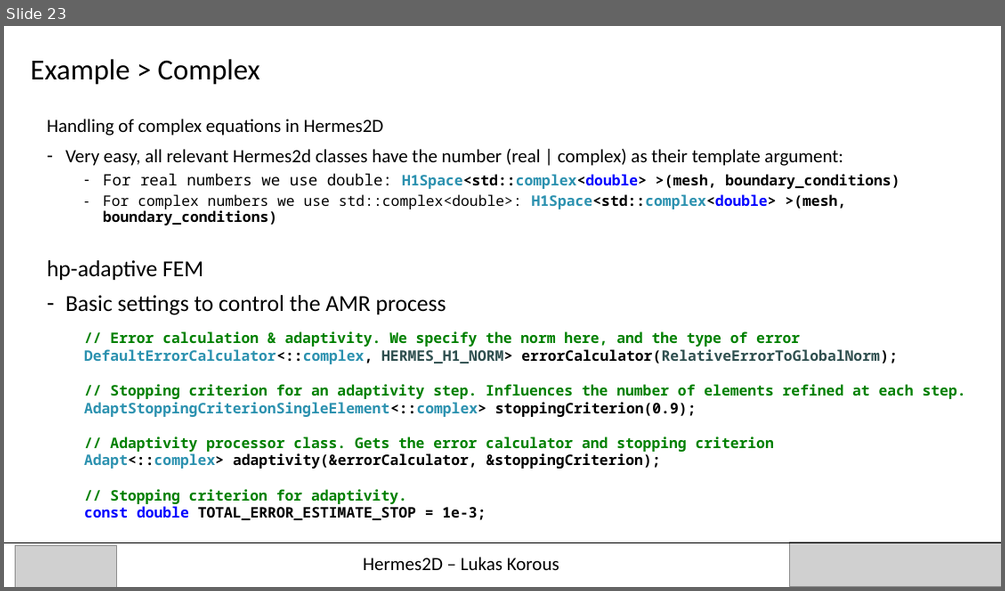
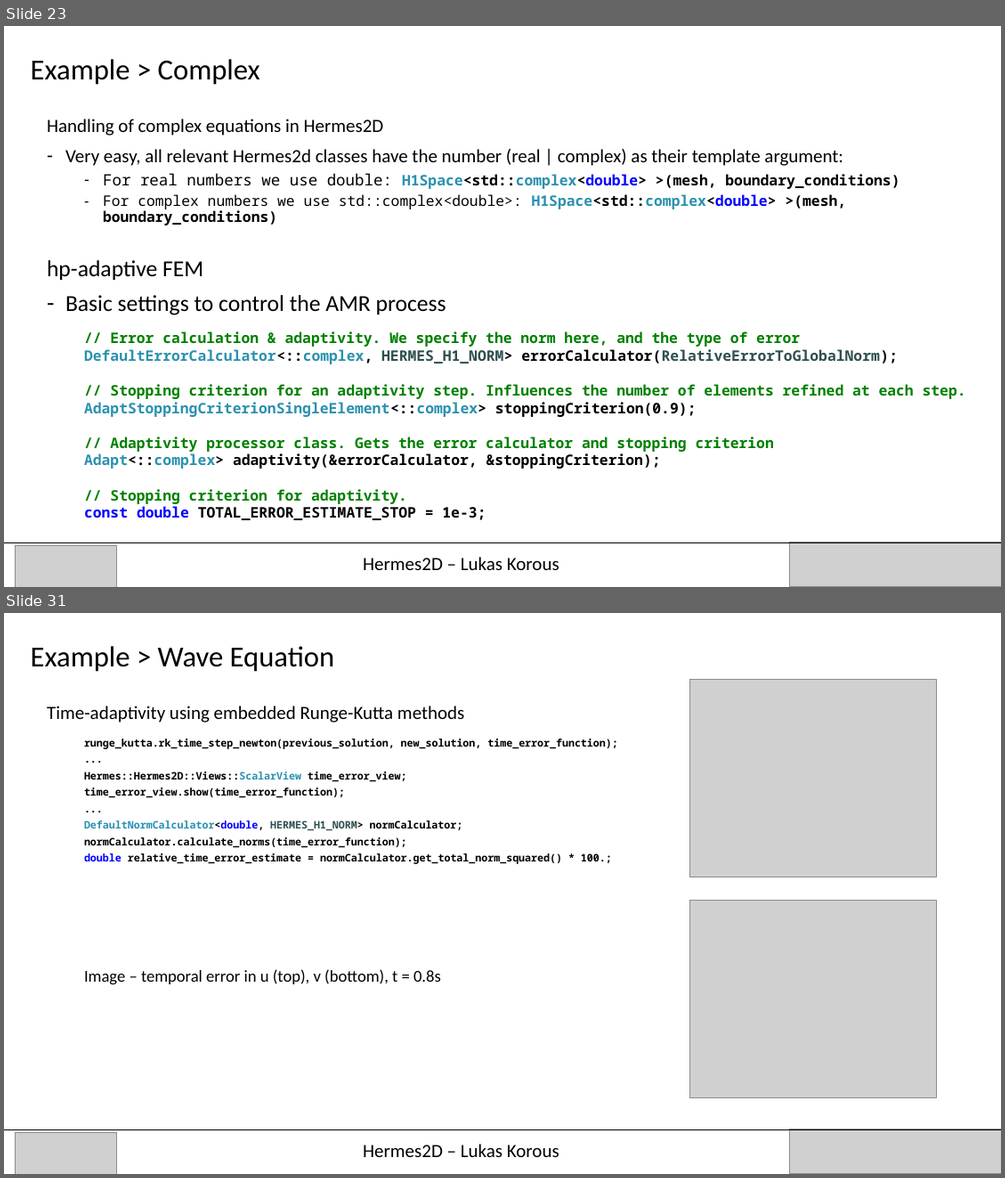
Before and after one commit to l-korous/hermes-presentation, a slide deck: Hermes2d.pptx. Shown one above the other, each under a label of ours: slide 23 before the commit, slides 23 and 31 after it; the slides between them are not shown. The pictures are 1005x591 and 1005x1178 pixels, drawn with LibreOffice and Linux fonts; fonts in the diff are those of the drawing; grey boxes stand for pictures. Boxes give left, top, right and bottom in pixels: in the first picture for what was removed or moved away, otherwise in the second. Text is boxed around its words. In the diff, an @@ line names an element or a change of style, - is before the commit and + after.

```diff
--- a/Hermes2d.pptx
+++ b/Hermes2d.pptx
@@ slide 31 added at box(4, 613, 1001, 1174), background #FFFFFF @@
@@ title added at box(31, 646, 335, 672), 28 pt, text #000000 @@
+Example > Wave Equation
@@ picture added at box(689, 680, 937, 877) @@
@@ text added at box(47, 706, 617, 985), 10 pt, text #000000, bold @@
+Time-adaptivity using embedded Runge-Kutta methods
+  runge_kutta.rk_time_step_newton(previous_solution, new_solution, time_error_function);
+  ...
+  Hermes::Hermes2D::Views::ScalarView time_error_view;
+  time_error_view.show(time_error_function);
+  ...
+  DefaultNormCalculator<double, HERMES_H1_NORM> normCalculator;
+  normCalculator.calculate_norms(time_error_function);
+  double relative_time_error_estimate = normCalculator.get_total_norm_squared() * 100.;
+  Image – temporal error in u (top), v (bottom), t = 0.8s
@@ picture added at box(689, 900, 937, 1097) @@
@@ line added from (1001, 1129) to (4, 1129), #000000 0.5 pt @@
@@ picture added at box(16, 1132, 118, 1174) @@
@@ text added at box(363, 1143, 559, 1157), 18 pt, text #000000 @@
+Hermes2D – Lukas Korous
@@ picture added at box(790, 1129, 1001, 1174) @@
```
Also in this commit, not shown: 1 slide changed, 15 other slides added, 30 other files.
